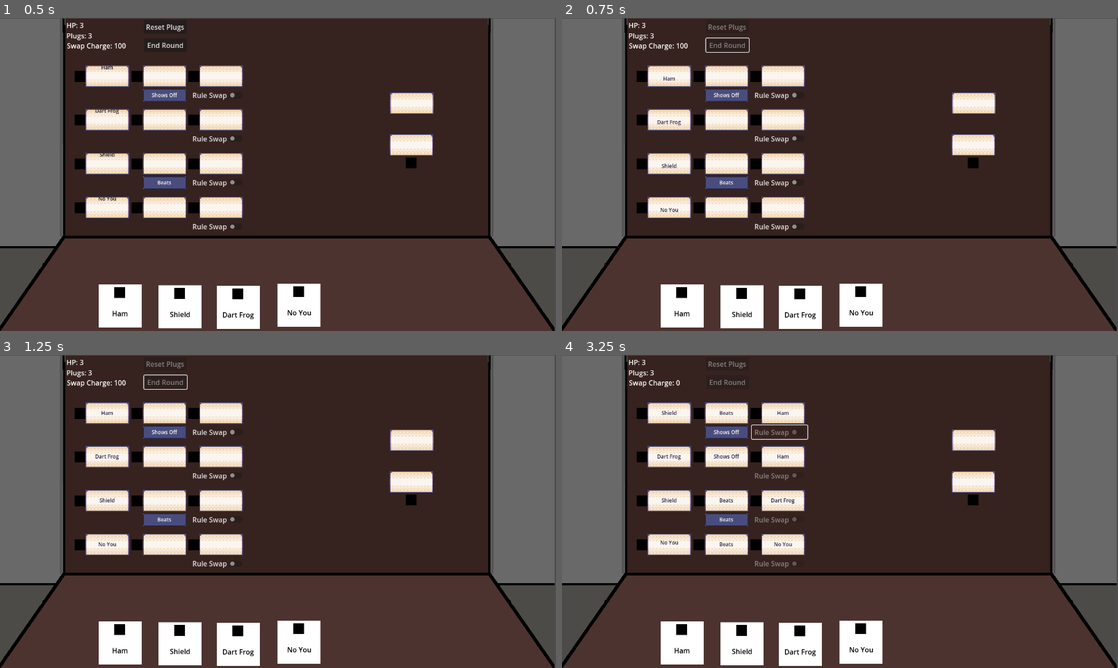
Above: before the commit, frames 1-4 (two rows, left to right).
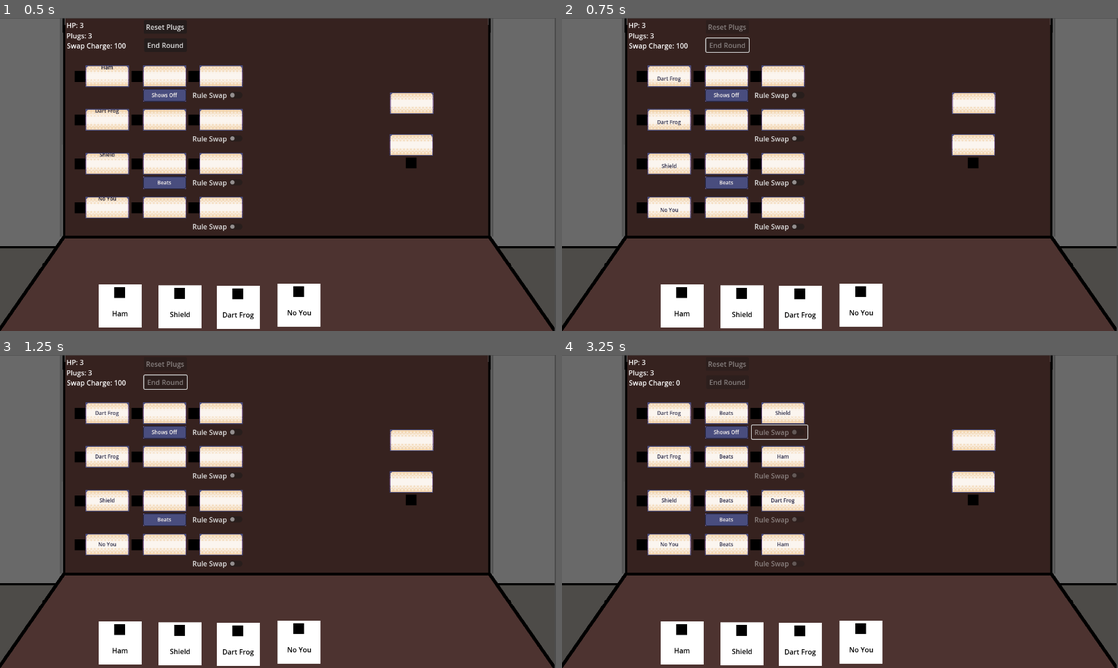
Above: after the commit, the same moments.

Repository: coreytbyrne/RPSGame
Game: Godot game, scene res://game_scenes/encounter/encounter.tscn
Two runs of this game, one before a commit and one after it. Both use one fixed random seed, a clock stepped at 60 frames per second and the inputs below. This scene is started directly instead of the project's main scene. The engine's default icon, where the game draws it, is replaced by a stand-in: a white triangle on a blue panel in a dark square.
Inputs:
- Up to frame 1 (0.5 s): no input
- Up to frame 2 (0.75 s): click "End Round" at 0.5 s
- Up to frame 3 (1.25 s): no input
- Up to frame 4 (3.25 s): click "Rule Swap" at 1.25 s; click "Rule Swap" at 2 s; click "Rule Swap" at 2.75 s

Frame 1 is identical in both runs. In frame 2, less than 0.1% of the frame differs, in the area x 17-22%, y 18-21%; in frame 3, less than 0.1%; in frame 4, 0.2%, in the area x 17-42%, y 17-62%.

Commit message:
Bug Fixes
- Opponent playing copies effect when not possible
- Swap sometimes not working for player
- Plugs sometimes not being interactable

Diff:
--- a/entities/participant/opponent/opponent.gd
+++ b/entities/participant/opponent/opponent.gd
@@ -217,12 +217,11 @@
 
 # Generate a future sequence where the current cartridge, current rule, and RIGHT are chosen
 			if remaining_rule_targets.has(Rule.RULE_TARGET.EFFECT):
-				var new_rule_action:RuleObjectAction
-				new_rule_action = RuleObjectAction.new()
+				var new_rule_action:RuleEffectAction
+				new_rule_action = RuleEffectAction.new()
 				new_rule_action.rule = get_current_rules()[rule_num]
 				new_rule_action.rule_num = rule_num
-				new_rule_action.update_target = Rule.RULE_TARGET.EFFECT
-				new_rule_action.update = cartridge.object
+				new_rule_action.update = cartridge.effect
 
 				var remaining_rule_targets_effect_removed:Array = remaining_rule_targets.duplicate()
 				remaining_rule_targets_effect_removed.pop_at(remaining_rule_targets_effect_removed.find(Rule.RULE_TARGET.EFFECT))
--- a/entities/participant/opponent/opponent_preferences/test_opponent_preferences.tres
+++ b/entities/participant/opponent/opponent_preferences/test_opponent_preferences.tres
@@ -32,13 +32,12 @@
 
 [sub_resource type="Resource" id="Resource_d0e20"]
 script = ExtResource("1_mkm0v")
-winning_preference = 2
-losing_preference = 4
+winning_preference = 4
 metadata/_custom_type_script = "uid://b6o5xkxolvn1y"
 
 [sub_resource type="Resource" id="Resource_5mo3a"]
 script = ExtResource("1_mkm0v")
-winning_preference = 2
+winning_preference = 4
 losing_preference = 2
 metadata/_custom_type_script = "uid://b6o5xkxolvn1y"
 
--- a/entities/rule/rule.gd
+++ b/entities/rule/rule.gd
@@ -188,6 +188,9 @@
 		_opponent_update_rule = GameplayUtils.OBJECT.NONE
 		_swap_update_rule = GameplayUtils.OBJECT.NONE
 
+		_is_player_swap = false
+		_is_opponent_swap = false
+
 	func rule_swap(participant_type:Participant.TYPE, other_rule:RuleObjectIntent) -> void:
 		if participant_type == Participant.TYPE.PLAYER:
 			_is_player_swap = true
--- a/game_scenes/encounter/encounter.gd
+++ b/game_scenes/encounter/encounter.gd
@@ -212,7 +212,7 @@
 			await RuleResolver.rule_resolved
 
 		#NOTE: This is here just so the player can see the activated rule in the interim
-		await get_tree().create_timer(2.0).timeout
+		await get_tree().create_timer(5.0).timeout
 		rule_board_ref.mark_rule_triggered(rule_num, false)
 
 
@@ -230,18 +230,24 @@
 	$EndRoundButton.disabled = is_disabled
 
 
-
 func _unhandled_input(event: InputEvent) -> void:
 	if disable_input:
 		return
 
 	if event.is_action_pressed("select"):
-		if hovered_cartridge != null or hovered_plug_target != null:
-			plug_in()
+		if hovered_cartridge != null:
+			if hovered_cartridge.connected_plug == null:
+				plug_in()
+			elif hovered_cartridge.connected_plug != null and active_plug == null:
+				unplug()
+
+		elif hovered_plug_target != null:
+			if hovered_plug_target.connected_plug == null:
+				plug_in()
+			elif hovered_plug_target.connected_plug != null and active_plug == null:
+				unplug()
+
 		elif hovered_cartridge == null and hovered_plug_target == null and active_plug != null:
-			unplug()
-	if event.is_action_pressed("deselect"):
-		if (hovered_cartridge != null or hovered_plug_target != null) and active_plug == null:
 			unplug()
 
 
--- a/game_scenes/encounter/encounter.tscn
+++ b/game_scenes/encounter/encounter.tscn
@@ -56,7 +56,7 @@
 [node name="Player" parent="." instance=ExtResource("7_1kcpe")]
 position = Vector2(153, 7)
 health = 3
-participant_name = "Corey"
+participant_name = "Rebecca"
 
 [node name="Opponent" parent="." instance=ExtResource("8_1kcpe")]
 preferences = ExtResource("9_fbhgj")
--- a/project.godot
+++ b/project.godot
@@ -32,11 +32,6 @@
 "events": [Object(InputEventMouseButton,"resource_local_to_scene":false,"resource_name":"","device":-1,"window_id":0,"a …(258 unchanged characters)…
 ]
 }
-deselect={
-"deadzone": 0.2,
-"events": [Object(InputEventMouseButton,"resource_local_to_scene":false,"resource_name":"","device":-1,"window_id":0,"alt_pressed":false,"shift_pressed":false,"ctrl_pressed":false,"meta_pressed":false,"button_mask":2,"position":Vector2(188, 23),"global_position":Vector2(197, 71),"factor":1.0,"button_index":2,"canceled":false,"pressed":true,"double_click":false,"script":null)
-]
-}
 
 [rendering]
 
Not shown, changed: opponent_options.txt
